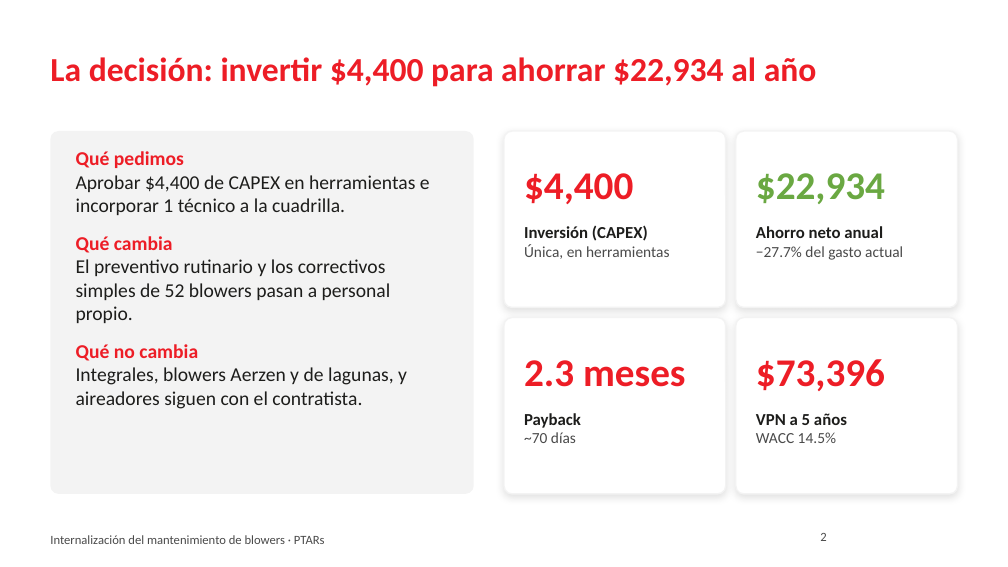
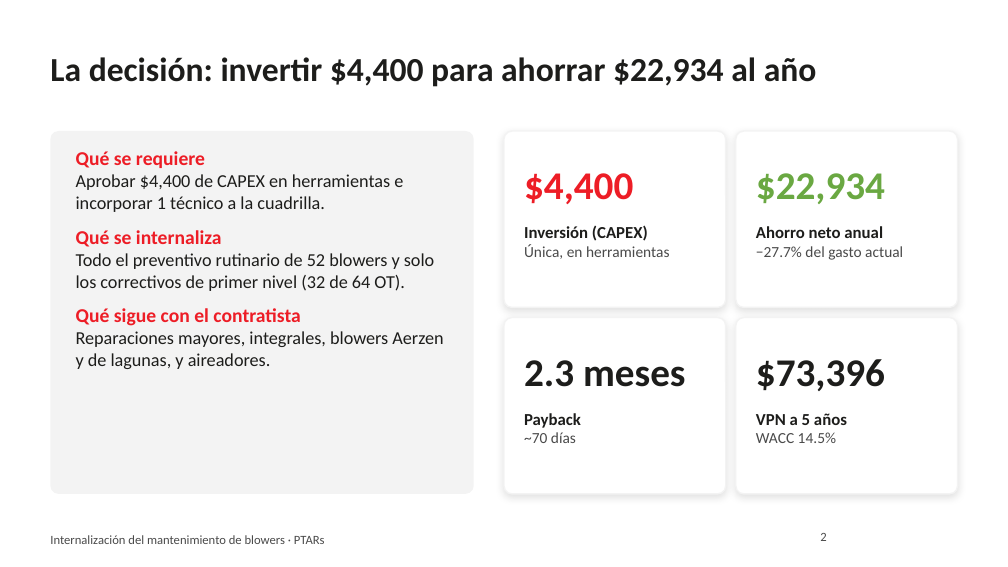
Before and after one commit to jjsamcar/Codigo-IA, a slide deck: slide 2 of presentaciones/Blowers_PTARs_Resumen_Gerencia.pptx. Drawn at 1008x567 pixels with LibreOffice and Linux fonts; fonts in the diff are those of the drawing; background and template pictures are left out. Boxes give left, top, right and bottom in pixels: in the first picture for what was removed or moved away, otherwise in the second. Text is boxed around its words. In the diff, an @@ line names an element or a change of style, - is before the commit and + after.

```diff
--- a/presentaciones/Blowers_PTARs_Resumen_Gerencia.pptx
+++ b/presentaciones/Blowers_PTARs_Resumen_Gerencia.pptx
@@ text at box(76, 151, 205, 168): text changed @@
-Qué pedimos
+Qué se requiere
@@ text at box(76, 174, 403, 212): size 14 to 13 pt in "Aprobar $4,400 de CAPEX en herramientas e ..."; less space between paragraphs @@
@@ text at box(76, 230, 443, 369): text changed; size 14 to 13 pt @@
-Qué cambia
-El preventivo rutinario y los correctivos simples de 52 blowers pasan a personal propio.
-Qué no cambia
-Integrales, blowers Aerzen y de lagunas, y aireadores siguen con el contratista.
+Qué se internaliza
+Todo el preventivo rutinario de 52 blowers y solo los correctivos de primer nivel (32 de 64 OT).
+Qué sigue con el contratista
+Reparaciones mayores, integrales, blowers Aerzen y de lagunas, y aireadores.
@@ text colour #ED1D26 to #1D1D1B in 3 elements at box(50, 57, 817, 87), box(524, 360, 685, 387), box(756, 359, 885, 391) @@
```
Also in this commit, not shown: 12 other slides changed, 4 slides added, 1 slide removed.
